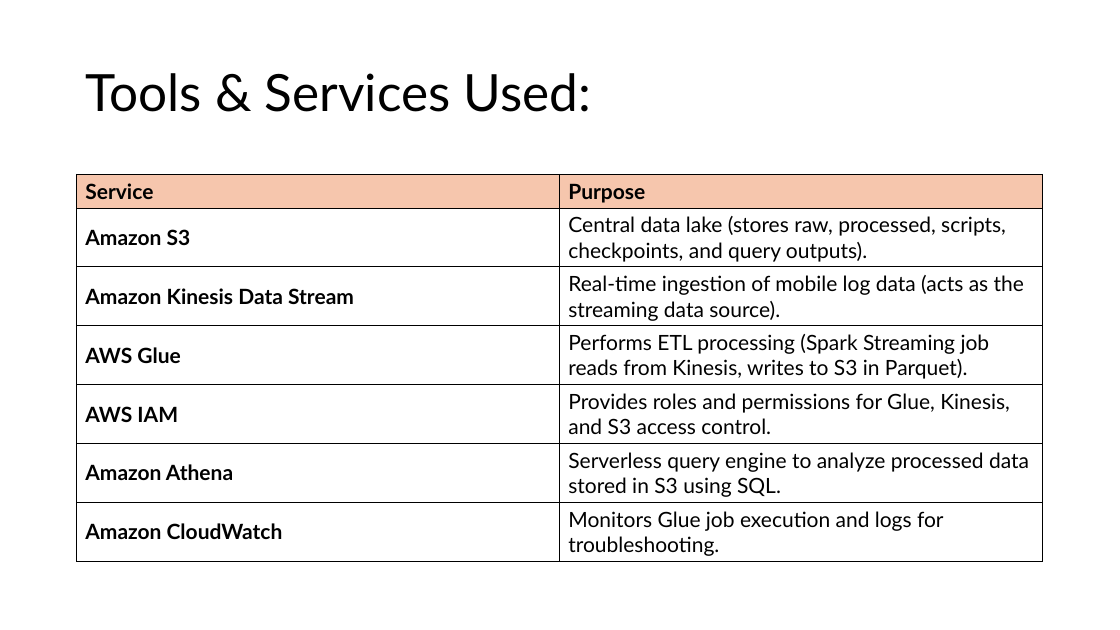
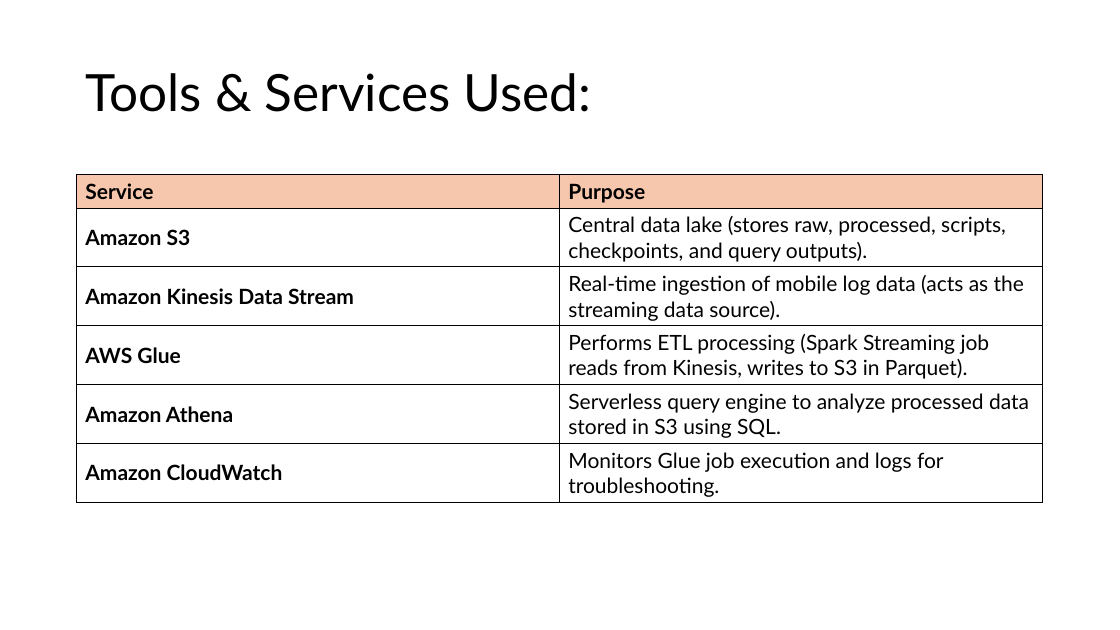
Before and after one commit to Sahanaaa05/DataForge, a slide deck: slide 6 of DataForge-(SignalStream).pptx. Drawn at 1120x630 pixels with LibreOffice and Linux fonts; fonts in the diff are those of the drawing. Boxes give left, top, right and bottom in pixels: in the first picture for what was removed or moved away, otherwise in the second. Text is boxed around its words. In the diff, an @@ line names an element or a change of style, - is before the commit and + after.

```diff
--- a/DataForge-(SignalStream).pptx
+++ b/DataForge-(SignalStream).pptx
@@ table at <box>77,175,1044,502</box> @@
-row 5: AWS IAM | Provides roles and permissions for Glue, Kinesis, and S3 access control.
```
Also in this commit, not shown: 8 other slides changed, 5 other files.
